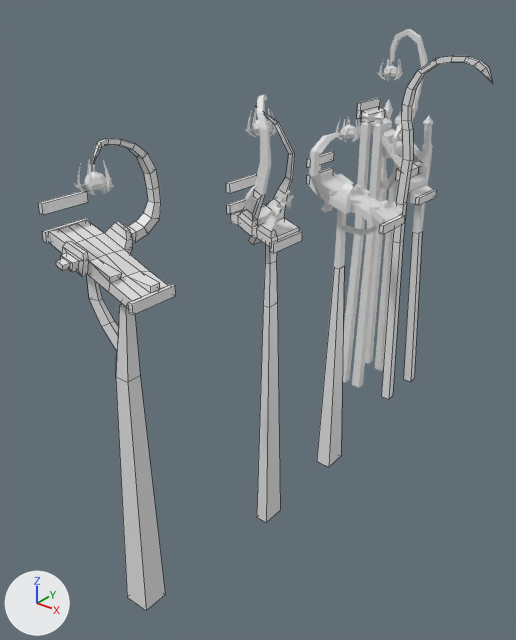
The Blender file StairsDown/Assets/!Import/ChunksFbx/Chunks_00.blend: old version first, new version second.
Camera for both pictures: a camera (50 mm lens) standing at (94.1, -136.2, 46.3) and looking at (0.0, -18.5, -26.7). Every picture has the same lights, and +X, +Y and +Z are marked at lower left. Mesh edges are drawn as thin lines on the coarser meshes.

Script lines for the objects in view, before the commit:
```python
ob_cube_014 = bpy.data.objects.new('Cube.014', me_cube_025)
ob_cube_014.parent = ob_entryconnectors
ob_cube_014.location = (-11.71, -59.96, 9.017)
ob_cube_026 = bpy.data.objects.new('Cube.026', me_cube_037)
ob_cube_026.parent = ob_entryconnectors_001
ob_cube_026.location = (-1.303, -21.74, 6.305)
ob_cube_026.scale = (0.5, 5.0, 1.0)
ob_cube_028 = bpy.data.objects.new('Cube.028', me_cube_039)
ob_cube_028.parent = ob_entryconnectors_002
ob_cube_028.location = (-1.424, 7.432, 5.937)
ob_cube_028.scale = (0.5, 5.0, 1.0)
ob_cube_031 = bpy.data.objects.new('Cube.031', me_cube_043)
ob_cube_031.parent = ob_entryconnectors_003
ob_cube_031.location = (-5.931, 36.34, 14.75)
ob_cube_031.scale = (0.5, 5.0, 1.0)
ob_cube_053 = bpy.data.objects.new('Cube.053', me_cube_054)
ob_cube_053.parent = ob_horn_001
ob_cube_053.location = (9.016, 30.8, 11.84)
# also in view: 'Cube.057' at (9.9, 42.6, -43.2); 'Cube.058' at (-3.9, 30.0, -42.8); 'Cube.001' at (8.5, 5.4, -3.4); 'Cube.056' at (0.4, 42.6, -43.0); 'Cube.032' at (-3.2, -53.0, 11.0)
```
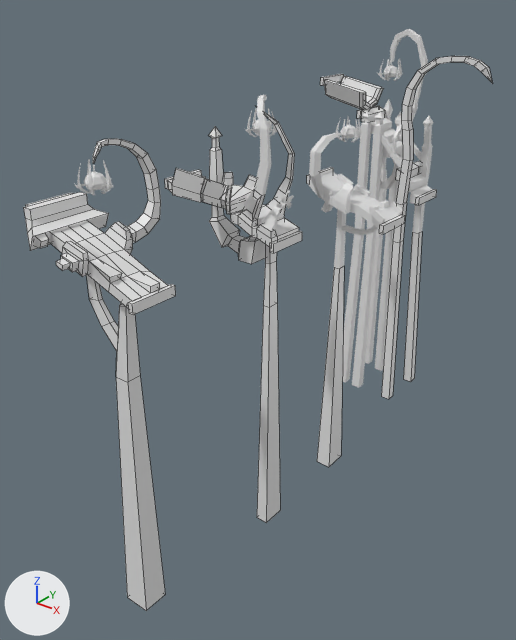
Edits to the bpy script that builds the scene:
```text
Change me_cube_037:
    used by ob_cube_026; parent = ob_entryconnectors_001; location = (-1.303, -21.74, 6.305); scale = (0.5, 5.0, 1.0)
    remove me_cube_037.from_pydata(...)  # 8 vertices, 6 faces; spans x -1.0..1.0, y -1.0..1.0, z -1.0..1.0
    add me_cube_037.from_pydata(...)  # 125 vertices, 123 faces; spans x -3.82..24.23, y -1.18..2.6, z -17.17..10.76
    me_cube_037 part 1: the whole mesh is rebuilt
Add me_cube_061:
    me_cube_061.from_pydata(...)  # 16 vertices, 14 faces; spans x -1.0..4.06, y -1.38..1.38, z -5.71..1.0
Add me_torus:
    me_torus.from_pydata(...)  # 40 vertices, 34 faces; spans x -0.02..1.25, y -1.25..1.25, z -2.52..0.25
Add me_cube_062:
    me_cube_062.from_pydata([(-1.0, -1.39, -1.39), (-1.0, -1.39, 1.39), (-1.0, 1.39, -1.39), (-1.0, 1.39, 1.39), (1.0, -1.0, -1.0), (1.0, -1.0, 1.0), (1.0, 1.0, -1.0), (1.0, 1.0, 1.0)], [], [(0, 1, 3, 2), (2, 3, 7, 6), (6, 7, 5, 4), (4, 5, 1, 0), (2, 6, 4, 0), (7, 3, 1, 5)])
Change ob_cube_014:
    ob_cube_014.parent: ob_entryconnectors -> ob_cube_061
    ob_cube_014.matrix_parent_inverse: Matrix(((1.0, 0.0, 0.0, 0.0), (0.0, 1.0, 0.0, 59.87), (0.0, 0.0, 1.0, 0.162), (0.0, 0.0, 0.0, 1.0))) -> Matrix(((1.0, 0.0, 0.0, 14.32), (0.0, 0.16, 0.0, 9.571), (0.0, 0.0, 1.0, -7.883), (0.0, 0.0, 0.0, 1.0)))
    ob_cube_014.location: (-11.71, -59.96, 9.017) -> (-15.8, -59.88, 7.894)
Change ob_cube_026:
    ob_cube_026.parent: ob_entryconnectors_001 -> ob_cube_028
    ob_cube_026.matrix_parent_inverse: Matrix(((1.0, 0.0, 0.0, 0.0), (0.0, 1.0, 0.0, 21.03), (0.0, 0.0, 1.0, -0.674), (0.0, 0.0, 0.0, 1.0))) -> Matrix(((2.0, 0.0, 0.0, 21.7), (0.0, 0.2, 0.0, 5.993), (0.0, 0.0, 1.0, -7.258), (0.0, 0.0, 0.0, 1.0)))
    ob_cube_026.location: (-1.303, -21.74, 6.305) -> (-8.893, -29.77, 6.358)
Change ob_cube_028:
    ob_cube_028.location: (-1.424, 7.432, 5.937) -> (-10.85, -29.97, 7.258)
Change ob_cube_031:
    ob_cube_031.location: (-5.931, 36.34, 14.75) -> (-17.91, 36.34, 20.08)
Add ob_cube_061:
    ob_cube_061 = bpy.data.objects.new('Cube.061', me_cube_061)
    ob_cube_061.parent = ob_entryconnectors
    ob_cube_061.matrix_parent_inverse = Matrix(((1.0, 0.0, 0.0, 0.0), (0.0, 1.0, 0.0, 59.87), (0.0, 0.0, 1.0, 0.162), (0.0, 0.0, 0.0, 1.0)))
    ob_cube_061.location = (-14.32, -59.72, 7.883)
    ob_cube_061.scale = (1.0, 6.24, 1.0)
Add ob_torus:
    ob_torus = bpy.data.objects.new('Torus', me_torus)
    ob_torus.parent = ob_cube_031
    ob_torus.matrix_parent_inverse = Matrix(((2.0, 0.0, 0.0, 11.86), (0.0, 0.2, 0.0, -7.269), (0.0, 0.0, 1.0, -14.75), (0.0, 0.0, 0.0, 1.0)))
    ob_torus.location = (6.324, 36.21, 13.19)
    ob_torus.rotation_euler = (0.0, 1.739, 0.0)  # degrees (0, 100, 0)
    ob_torus.scale = (4.63, 4.63, 4.63)
Add ob_cube_062:
    ob_cube_062 = bpy.data.objects.new('Cube.062', me_cube_062)
    ob_cube_062.location = (-10.5, -66.4, 3.6)
    ob_cube_062.rotation_euler = (0.0, 0.396, 0.0)  # degrees (0, 23, 0)
    ob_cube_062.scale = (0.767, 0.767, 0.767)
```

Pixel boxes [x1, y1, x2, y2] of what changed, in the pictures (516 x 640 px):
'Cube.026', reshaped, moved (206% wider, 557% taller): before [226, 173, 257, 193]; after [168, 127, 265, 264]
'Cube.061', added: after [24, 192, 109, 251]
'Torus', added: after [324, 76, 383, 109]
'Cube.014', moved: before [38, 191, 88, 215]; after [26, 193, 74, 206]
'Cube.031', moved: before [357, 98, 380, 111]; after [320, 74, 344, 86]
'Cube.028', moved: before [307, 151, 334, 168]; after [165, 170, 202, 189]
'Cube.062', added: after [35, 235, 49, 248]
